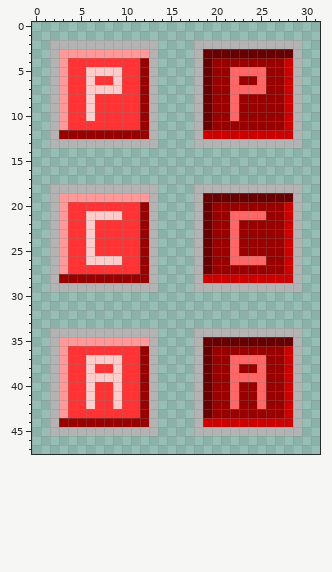
Pixel-art file: assets/button.aseprite. That is the earlier state.
32x48 pixels, 1 frame.
And afterwards:
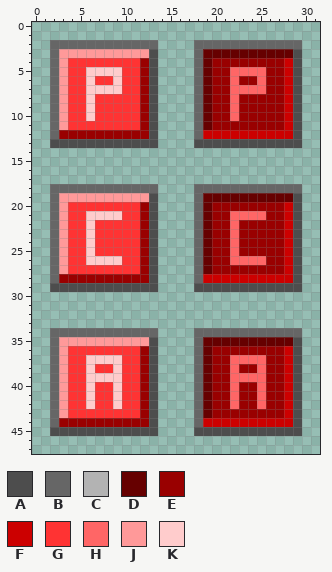
Palette (. is transparent): A #4d4d4d  B #666666  C #b3b3b3  D #660000  E #990000  F #cc0000  G #ff3333  H #ff6666  J #ff9999  K #ffcccc
What changed:
@@ x 0..31 @@
  1 ................................
- 2 ..CCCCCCCCCCCC....CCCCCCCCCCCC..
- 3 ..CJJJJJJJJJJC....CDDDDDDDDDDC..
- 4 ..CJGGGGGGGGEC....CDEEEEEEEEFC..
- 5 ..CJGGKKKKGGEC....CDEEHHHHEEFC..
- 6 ..CJGGKGGKGGEC....CDEEHEEHEEFC..
- 7 ..CJGGKKKKGGEC....CDEEHHHHEEFC..
- 8 ..CJGGKGGGGGEC....CDEEHEEEEEFC..
- 9 ..CJGGKGGGGGEC....CDEEHEEEEEFC..
-10 ..CJGGKGGGGGEC....CDEEHEEEEEFC..
-11 ..CJGGGGGGGGEC....CDEEEEEEEEFC..
-12 ..CEEEEEEEEEEC....CFFFFFFFFFFC..
-13 ..CCCCCCCCCCCC....CCCCCCCCCCCC..
+ 2 ..BBBBBBBBBBBB....BBBBBBBBBBBB..
+ 3 ..BJJJJJJJJJJA....BDDDDDDDDDDA..
+ 4 ..BJGGGGGGGGEA....BDEEEEEEEEFA..
+ 5 ..BJGGKKKKGGEA....BDEEHHHHEEFA..
+ 6 ..BJGGKGGKGGEA....BDEEHEEHEEFA..
+ 7 ..BJGGKKKKGGEA....BDEEHHHHEEFA..
+ 8 ..BJGGKGGGGGEA....BDEEHEEEEEFA..
+ 9 ..BJGGKGGGGGEA....BDEEHEEEEEFA..
+10 ..BJGGKGGGGGEA....BDEEHEEEEEFA..
+11 ..BJGGGGGGGGEA....BDEEEEEEEEFA..
+12 ..BEEEEEEEEEEA....BFFFFFFFFFFA..
+13 ..AAAAAAAAAAAA....AAAAAAAAAAAA..
 14 ................................
@@ x 0..31 @@
 17 ................................
-18 ..CCCCCCCCCCCC....CCCCCCCCCCCC..
-19 ..CJJJJJJJJJJC....CDDDDDDDDDDC..
-20 ..CJGGGGGGGGEC....CDEEEEEEEEFC..
-21 ..CJGGKKKKGGEC....CDEEHHHHEEFC..
-22 ..CJGGKGGGGGEC....CDEEHEEEEEFC..
-23 ..CJGGKGGGGGEC....CDEEHEEEEEFC..
-24 ..CJGGKGGGGGEC....CDEEHEEEEEFC..
-25 ..CJGGKGGGGGEC....CDEEHEEEEEFC..
-26 ..CJGGKKKKGGEC....CDEEHHHHEEFC..
-27 ..CJGGGGGGGGEC....CDEEEEEEEEFC..
-28 ..CEEEEEEEEEEC....CFFFFFFFFFFC..
-29 ..CCCCCCCCCCCC....CCCCCCCCCCCC..
+18 ..BBBBBBBBBBBB....BBBBBBBBBBBB..
+19 ..BJJJJJJJJJJA....BDDDDDDDDDDA..
+20 ..BJGGGGGGGGEA....BDEEEEEEEEFA..
+21 ..BJGGKKKKGGEA....BDEEHHHHEEFA..
+22 ..BJGGKGGGGGEA....BDEEHEEEEEFA..
+23 ..BJGGKGGGGGEA....BDEEHEEEEEFA..
+24 ..BJGGKGGGGGEA....BDEEHEEEEEFA..
+25 ..BJGGKGGGGGEA....BDEEHEEEEEFA..
+26 ..BJGGKKKKGGEA....BDEEHHHHEEFA..
+27 ..BJGGGGGGGGEA....BDEEEEEEEEFA..
+28 ..BEEEEEEEEEEA....BFFFFFFFFFFA..
+29 ..AAAAAAAAAAAA....AAAAAAAAAAAA..
 30 ................................
@@ x 0..31 @@
 33 ................................
-34 ..CCCCCCCCCCCC....CCCCCCCCCCCC..
-35 ..CJJJJJJJJJJC....CDDDDDDDDDDC..
-36 ..CJGGGGGGGGEC....CDEEEEEEEEFC..
-37 ..CJGGKKKKGGEC....CDEEHHHHEEFC..
-38 ..CJGGKGGKGGEC....CDEEHEEHEEFC..
-39 ..CJGGKKKKGGEC....CDEEHHHHEEFC..
-40 ..CJGGKGGKGGEC....CDEEHEEHEEFC..
-41 ..CJGGKGGKGGEC....CDEEHEEHEEFC..
-42 ..CJGGKGGKGGEC....CDEEHEEHEEFC..
-43 ..CJGGGGGGGGEC....CDEEEEEEEEFC..
-44 ..CEEEEEEEEEEC....CFFFFFFFFFFC..
-45 ..CCCCCCCCCCCC....CCCCCCCCCCCC..
+34 ..BBBBBBBBBBBB....BBBBBBBBBBBB..
+35 ..BJJJJJJJJJJA....BDDDDDDDDDDA..
+36 ..BJGGGGGGGGEA....BDEEEEEEEEFA..
+37 ..BJGGKKKKGGEA....BDEEHHHHEEFA..
+38 ..BJGGKGGKGGEA....BDEEHEEHEEFA..
+39 ..BJGGKKKKGGEA....BDEEHHHHEEFA..
+40 ..BJGGKGGKGGEA....BDEEHEEHEEFA..
+41 ..BJGGKGGKGGEA....BDEEHEEHEEFA..
+42 ..BJGGKGGKGGEA....BDEEHEEHEEFA..
+43 ..BJGGGGGGGGEA....BDEEEEEEEEFA..
+44 ..BEEEEEEEEEEA....BFFFFFFFFFFA..
+45 ..AAAAAAAAAAAA....AAAAAAAAAAAA..
 46 ................................
Where, in picture pixels (left, top, right, bottom), the same in both pictures:
changed: (50, 40, 158, 148)
changed: (194, 40, 302, 148)
changed: (50, 184, 158, 292)
changed: (194, 184, 302, 292)
changed: (50, 328, 158, 436)
changed: (194, 328, 302, 436)
